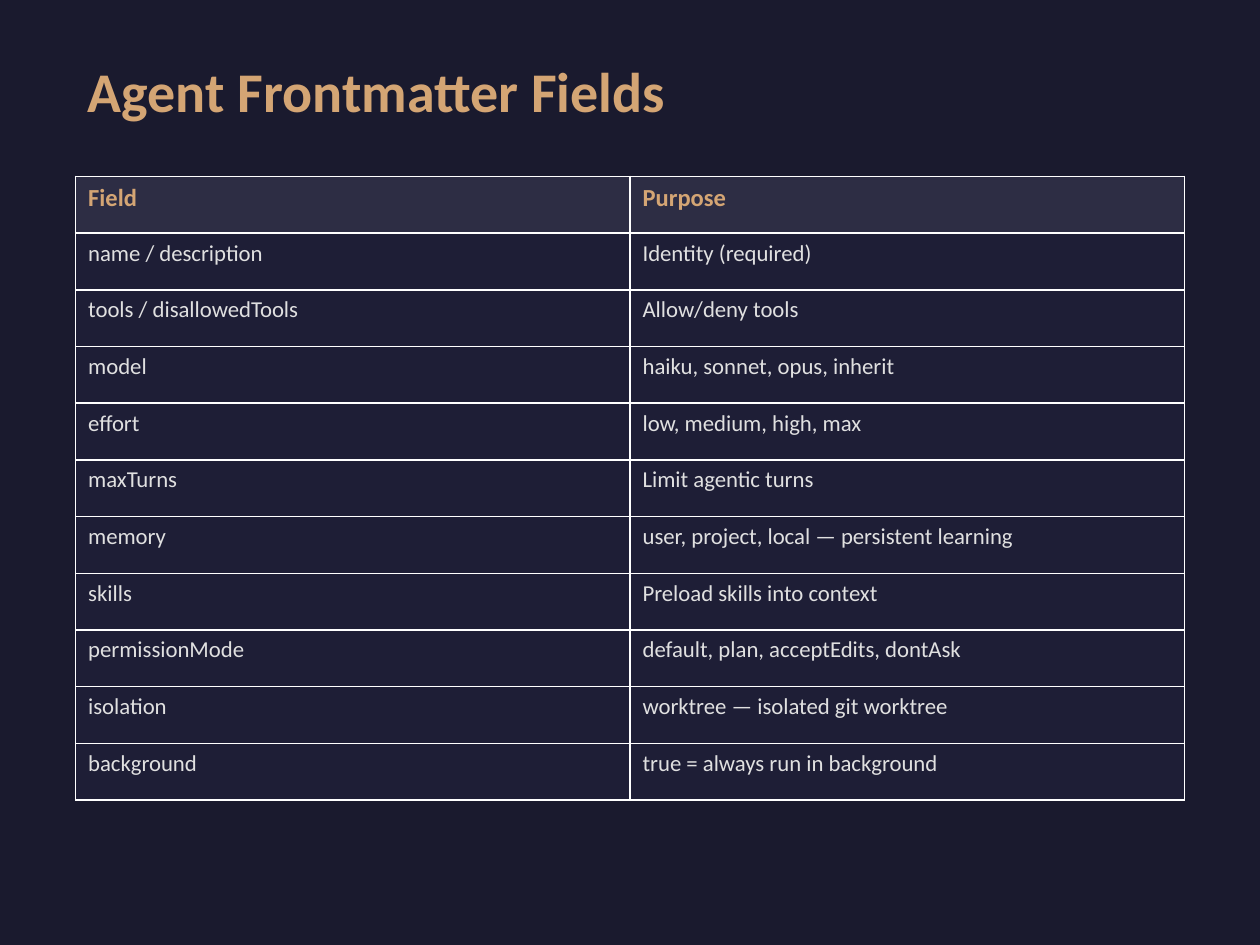
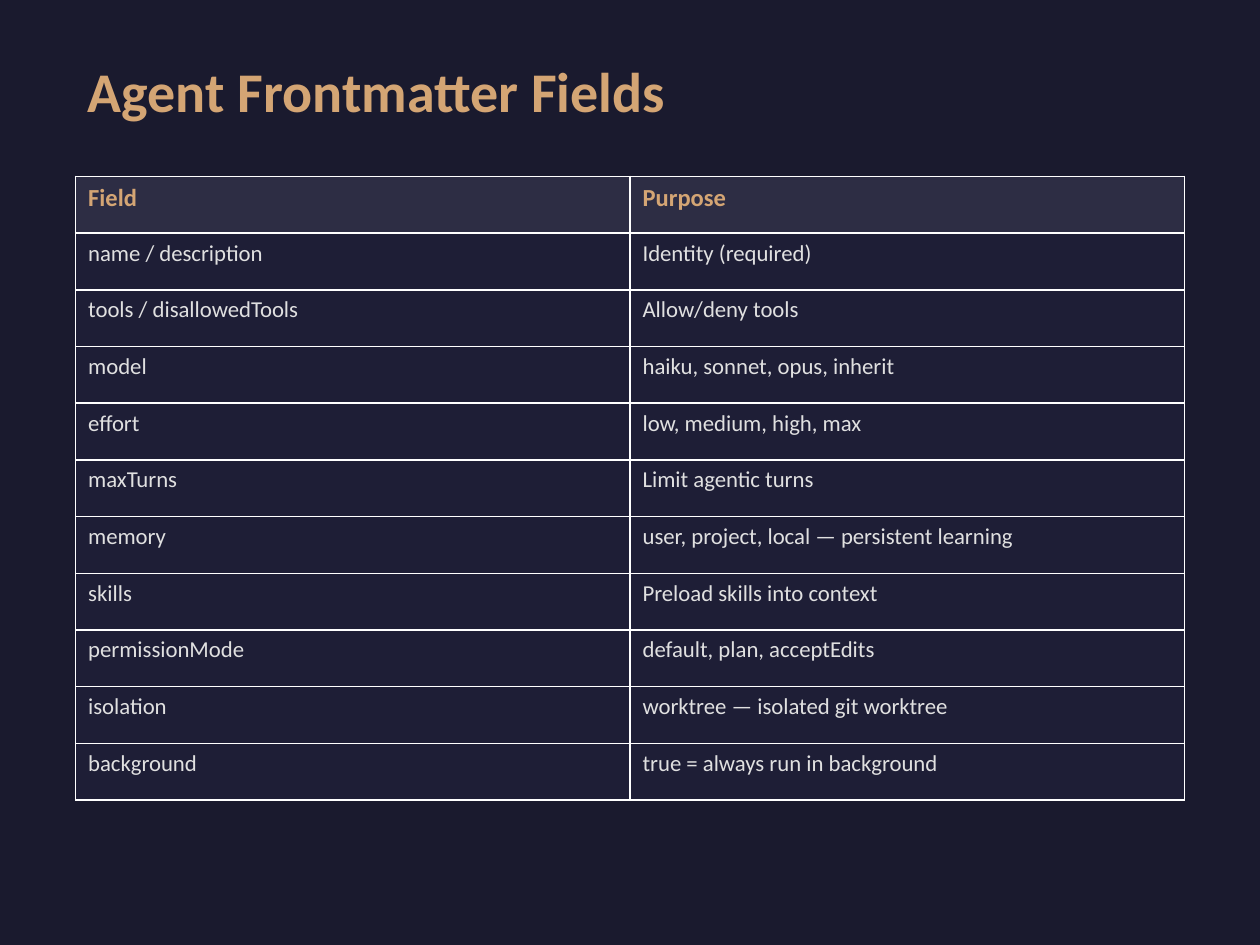
Before and after one commit to zachschillaci27/claude-code-workshop, a slide deck: slide 25 of slides.pptx. Drawn at 1260x945 pixels with LibreOffice and Linux fonts; fonts in the diff are those of the drawing. Boxes give left, top, right and bottom in pixels: in the first picture for what was removed or moved away, otherwise in the second. Text is boxed around its words. In the diff, an @@ line names an element or a change of style, - is before the commit and + after.

```diff
--- a/slides.pptx
+++ b/slides.pptx
@@ table at box(76, 176, 1184, 800) @@
-row 9, column 2: default, plan, acceptEdits, dontAsk
+row 9, column 2: default, plan, acceptEdits
```
Also in this commit, not shown: 2 other slides changed, 8 other files.
